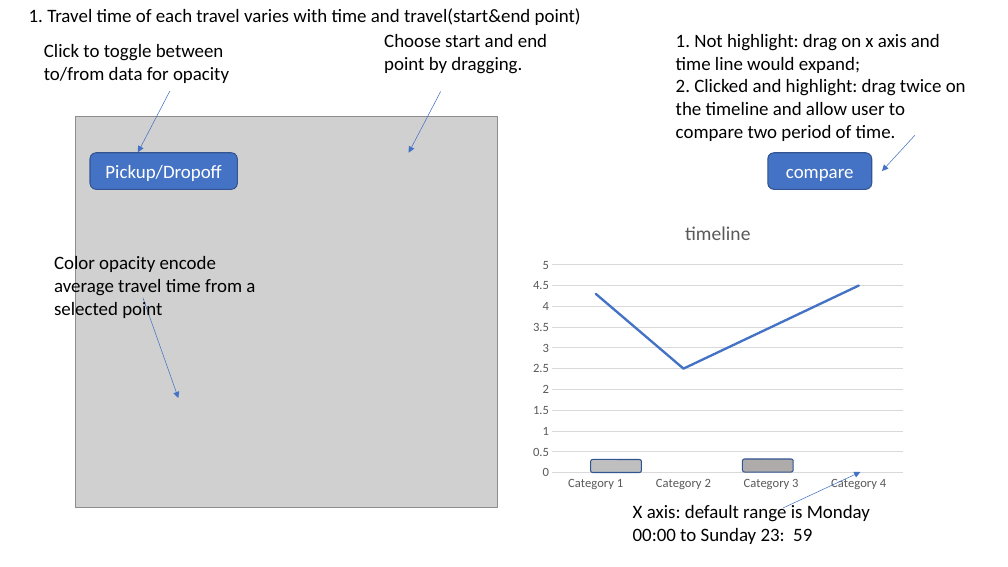
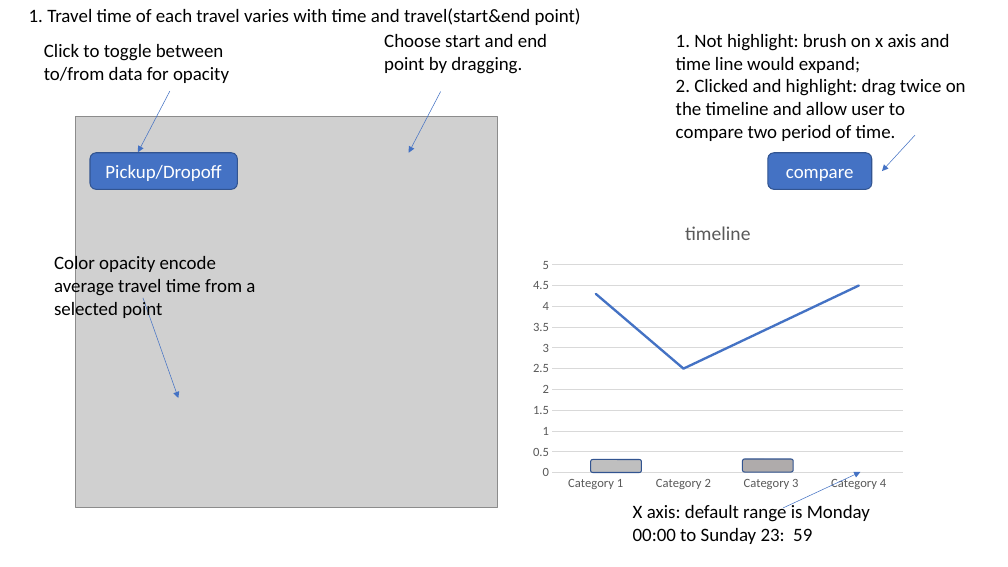
Before and after one commit to HEric120301/nyc_taxi, a slide deck: slide 1 of beta_design.pptx. Drawn at 1008x567 pixels with LibreOffice and Linux fonts; fonts in the diff are those of the drawing; grey boxes stand for pictures. Boxes give left, top, right and bottom in pixels: in the first picture for what was removed or moved away, otherwise in the second. Text is boxed around its words. In the diff, an @@ line names an element or a change of style, - is before the commit and + after.

Commit message:
pan and zoom
clean code and add pan and zoom to choropleth since the line plot could use more space especially horizontally

```diff
--- a/beta_design.pptx
+++ b/beta_design.pptx
@@ text at box(676, 34, 950, 73): text changed @@
-1. Not highlight: drag on x axis and time line would expand;
+1. Not highlight: brush on x axis and time line would expand;
```
Also in this commit, not shown: 4 other files.
